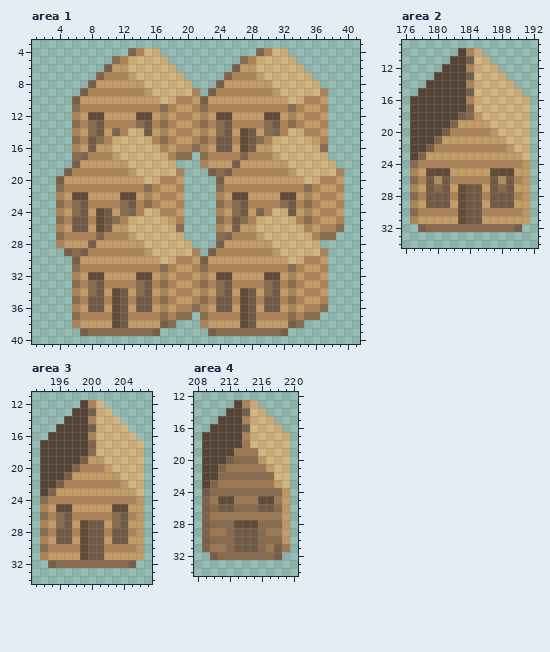
Pixel-art file -- colony/structure.ase. That is the earlier state.
320x200 pixels, 1 frame. Colours within 5 levels of each other are drawn and written as one. Shown: area 1: x 1..41, y 3..40; area 2: x 176..192, y 9..34; area 3: x 193..207, y 11..34; area 4: x 208..220, y 12..34. The old version is drawn lined up with the new one, on the new canvas. The commit also changed other parts of the picture, which this record leaves out.
The result:
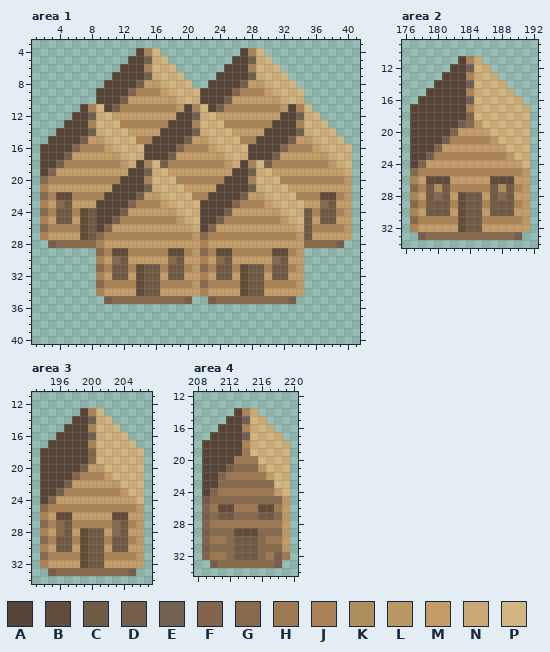
Palette (. is transparent): A #564537  B #644c3b  C #715b45  D #775e49  E #716250  F #82644c  G #886a4d  H #9d7953  J #ab8357  K #ae8d5d  L #ba9763  M #c39c68  N #cba976  P #d3b67f
Change:
canvas 320x200 -> 320x280, the old top-left corner now at 0,-1 (the part of the old canvas that was cut away was empty and is not shown)
Changed rows in their new state; - is an unchanged pixel.
Area 1:
first column x 2:
 4 -----------.AJP----------AJP...--------
 5 ---------..AAENP--------AAE--...-------
 6 --------..AAAJPNP------AAAJ---...------
 7 -------..AAAAENPNP----AAAAEN---...-----
 8 ------..AAAADMLNPNP--AAAAD-LN---...----
 9 -----..AAAAF-JJMNPNPAAAAF---MN---...---
10 ----...AAAD----MLNPNAAAD-----LN--...---
11 ----.A-PAD-----J-LA-PAD-------LA-P..---
12 ----AAENP---MM-M-AAENPMM----MMAAENP.---
13 ---AAAJPNP--JJ-JAAA-PNPJ----JAAA-PNP---
14 --AAAAENPNPMMM-AAAAENPNP-MM-AAAAENPNP--
15 -AAAADMLNPNPJJAAAADMLNPNPJJAAAADMLNPNP-
16 AAAAFJJJMNPNPAAAAF-J--NPNPAAAAFJJJMNPNP
17 AAADMMMMMLNPNAAADMMMMMLNPNAAADMMMMMLNPN
18 AADJJJJJJJ-NAJPDJJJJ-JJLNAJPDJJJJJJJLNP
19 AFMMMMMMMMMAAENPMMMMMMMMAAENPMMMMMMMMMN
20 GJJJJJJJJJAAAJPNPJJJJJJAAAJPNPJJJJJ--JL
21 JMMMMMMMMAAAAENPNPMMMMAAAAENPNPMMMM--MM
22 GJBBJJJJAAAADMLNPNPJJAAAAD-LNPNPJ-JBBJL
23 JM-CMMMAAAAF-J--NPNPAAAAFJ--MNPNPMMGCMM
24 GJCCJBCAAADMMMMMLNPNAAADMM-MML-PNCJCCJL
25 JMCCMBCAAD-JJJJJJLNPAAD-JJ-JJJL-PCMCCMM
26 GJ-JJBCAF-MMMMMMMMMNAFM-M-MMMMMM-CJ--JL
27 JMMMMBCG---JJJJJJJJLGJJJ---JJJJJLCMMMMM
28 -DGGGGGJ----MMMMMMMMJMM-----MMMMMGGGGD-
29 ---....G-BB--JJJBBJLGJBB-----BBJL...---
30 ----...J-GC----MGCM-J-GC-----GCMM...---
31 ----...G-CC-BCCJCCJL--CC-BCC-CCJL...---
32 ----...J-CC--CCMCCM---CC-BCCMCCM-...---
33 ----...G----B-CJ-JJL--JJ-BCCJJ-JL...---
34 ----...J-MM-B-CM-MM---MM---CMM-M-...---
35 ----....DGGGGGG-GGD..DGGGGGGGGGD....---
36 ----................................---
37 ----...............-...............----
38 ----.............---.............------
39 -----..........------..........--------
Area 2:
first column x 177:
10 ------...------
11 -----.-JN.-----
12 ----.--EPN.----
13 ---.---JNPN.---
14 --.----EPNPN.--
15 -.-----JNPNPN.-
16 .------EPNPNPN.
17 -------JNPNPNPN
18 ------AFPNPNPNP
19 -----ADGLPNPNPN
20 ----AFMMMMPNPNP
21 ---ADJJJJJLPNPN
22 --AFMMMMMMMMPNP
23 -ADJJJJJJJJJLPN
24 AFMMMMMMMMMMMMP
25 GJJJJJJJJJJJJJL
26 JMBBBMMMMMBBBMM
27 GJ-K-JJJJJ-K-JL
28 JM-G-M---M-G-MM
29 GJ---J---J---JL
30 JMCCCM---MCCCMM
31 GJJJJJ---JJJJJL
32 JMMMMMBCCMMMMMM
33 -DGGGGGGGGGGGD-
Area 3:
first column x 194:
12 -----...-----
13 ----.-JP.----
14 ---.--ENP.---
15 --.---JPNP.--
16 -.----ENPNP.-
17 .-----JPNPNP.
18 ------FNPNPNP
19 -----AGPNPNPN
20 ----ADMLPNPNP
21 ---AFJJJ-PNPN
22 --ADMMMMMLPNP
23 -ADJJJJJJJLPN
24 AFMMMMMMMMMMP
25 GJJJJJJJJJJJL
26 JMBBMMMMMBBMM
27 GJ--JJJJJ--JL
28 JMG-M---MG-MM
29 GJ--J---J--JL
30 JMCCM---MCCMM
31 GJJJJ---JJJJL
32 JMMMMBCCMMMMM
33 -DGGGGGGGGGD-
Area 4:
first column x 209:
13 ----...----
14 ---.-JN.---
15 --.--EPN.--
16 -.---JNPN.-
17 .----EPNPN.
18 -----JNPNPN
19 ----A-PNPNP
20 ---AHHHPNPN
21 --ADGGGLPNP
22 --FHHHHHM-N
23 -AGGGGGGGP-
24 AFHHHHHHHMP
25 CGGGGGGGGGL
26 FHBBHHHBBHM
27 DGCCGGGCCGL
28 FHHHHHHHHHM
29 DGG-BBB-GGL
30 FHH-----HHM
31 DGG-----GGL
32 FHH-CCC-H-H
33 -DGGGGGGGD-
Where, in picture pixels (left, top, right, bottom), the same in both pictures:
changed: (40, 48, 352, 336)
changed: (410, 48, 530, 240)
changed: (40, 400, 144, 576)
changed: (202, 400, 290, 568)
